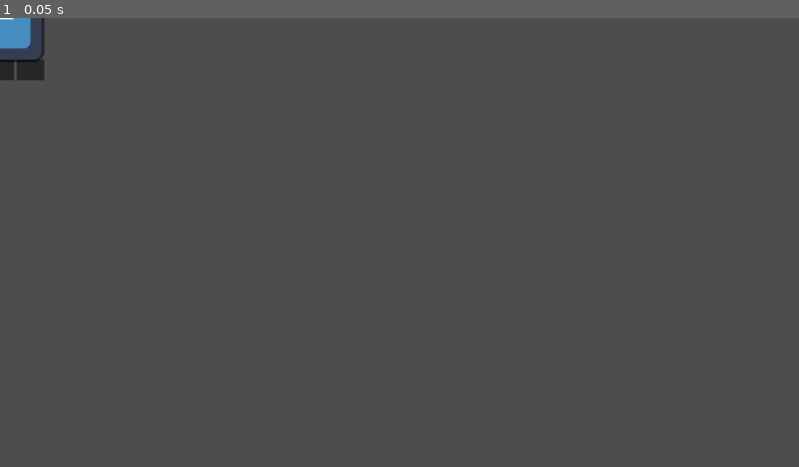
Above: before the commit, frame 1.
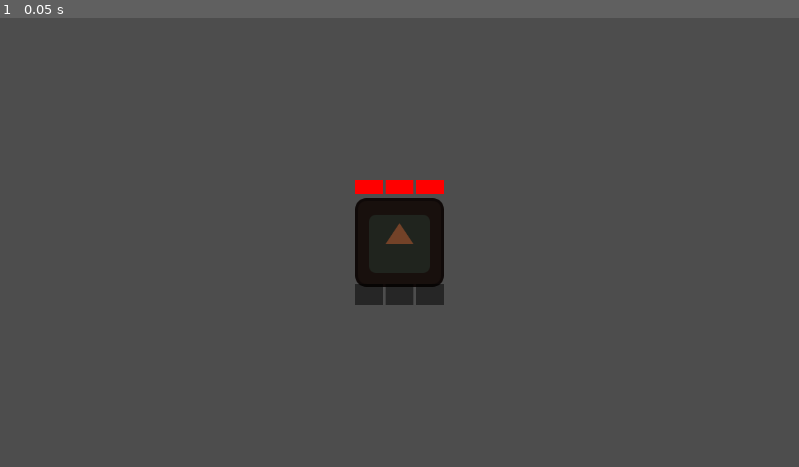
Above: after the commit, the same moment.

Repository: Tijana0/Last-One-Dancing
Game: Godot game, scene res://scenes/player.tscn
Two runs of this game, one before a commit and one after it. Both use one fixed random seed, a clock stepped at 60 frames per second and the inputs below. This scene is started directly instead of the project's main scene. The engine's default icon, where the game draws it, is replaced by a stand-in: a white triangle on a blue panel in a dark square.
Inputs:
- Up to frame 1 (0.05 s): no input

The runs differ from the first frame. In frame 1, 3.5% of the frame differs, in the area x 0-56%, y 0-64%.
Error before the commit: Parse Error: Function "update_lives_ui()" not found in base self. (res://scripts/player.gd:51)

Commit message:
fix: restore player.gd and fix variable references

Diff:
--- a/scripts/player.gd
+++ b/scripts/player.gd
@@ -24,7 +24,6 @@
 var inventory = []
 
 # --- REFERENCES ---
-# IMPORTANT: Make sure your Sprite node is named "Sprite2D" in the scene tree!
 @onready var sprite = $Sprite2D
 @onready var lives_container = $LivesContainer
 @onready var game_over_layer = $GameOverLayer
@@ -45,7 +44,6 @@
 	# Random color for each player
 	if sprite:
 		sprite.modulate = Color(randf(), randf(), randf())
-		# sprite.play("idle")  # Disabled: Using Sprite2D
 
 	add_to_group("players")
 	update_lives_ui()
@@ -60,17 +58,123 @@
 
 	if game_over_layer:
 		game_over_layer.visible = false
-# ...
-# ANIMATION BASED ON MOVEMENT
-	if sprite and not is_dancing:
-		if velocity.length() > 0:
-			pass # sprite.play("walk")
-		else:
-			pass # sprite.play("idle")
-		# print("Current animation:", sprite.animation)
+
+# --- UI UPDATES ---
+func update_lives_ui():
+	if lives_container:
+		var hearts = lives_container.get_children()
+		for i in range(hearts.size()):
+			hearts[i].visible = i < lives
+
+# --- MOVEMENT LOOP ---
+func _physics_process(delta):
+	if not is_multiplayer_authority():
+		return
+
+	if is_npc:
+		return
+
+	# Can't move while dancing
+	if is_dancing:
+		velocity = Vector2.ZERO
+		move_and_slide()
+		return
+
+	# Movement
+	var direction = Input.get_vector("ui_left", "ui_right", "ui_up", "ui_down")
+	velocity = direction * speed
 
 	move_and_slide()
-# ...
+
+	# F KEY: DANCE
+	if Input.is_physical_key_pressed(KEY_F):
+		attempt_dance()
+
+	# K KEY: KILL
+	if Input.is_physical_key_pressed(KEY_K):
+		attempt_kill()
+
+	# SPACE: INTERACT (Crown pickup / Items)
+	if Input.is_physical_key_pressed(KEY_SPACE):
+		attempt_interact()
+
+# --- NETWORK SYNC ---
+func _process(delta):
+	if is_multiplayer_authority():
+		rpc("sync_transform", position)
+
+	# Update dance timer
+	if is_dancing:
+		dance_timer -= delta
+		if dance_timer <= 0:
+			end_dance()
+
+@rpc("any_peer", "unreliable")
+func sync_transform(pos: Vector2):
+	if not is_multiplayer_authority():
+		position = pos
+
+# --- INTERACT SYSTEM (Space) ---
+func attempt_interact():
+	print("--- ATTEMPTING INTERACT ---")
+
+	if Input.is_action_just_pressed("ui_accept") or true:
+		pass
+
+	# 1. Crown (Priority)
+	var pickups = get_tree().get_nodes_in_group("crown_pickups")
+	for pickup in pickups:
+		if global_position.distance_to(pickup.global_position) < 100.0:
+			print("Picking up crown!")
+			var game_manager = get_tree().current_scene.get_node_or_null("GameManager")
+			if game_manager:
+				game_manager.rpc("trigger_victory", name.to_int())
+			return
+
+	# 2. Items
+	var items = get_tree().get_nodes_in_group("pickups")
+	for item in items:
+		if global_position.distance_to(item.global_position) < 60.0:
+			if inventory.size() < 3:
+				pickup_item(item)
+				return
+
+# --- DANCE SYSTEM (F key) ---
+func attempt_dance():
+	print("--- ATTEMPTING DANCE ---")
+
+	if is_dancing:
+		print("Already dancing!")
+		return
+
+	var current_time = Time.get_ticks_msec() / 1000.0
+	if current_time - last_kill_time < 0.5:
+		print("Dance cooldown active")
+		return
+
+	last_kill_time = current_time
+
+	var players = get_tree().get_nodes_in_group("players")
+	print("Found ", players.size(), " players to dance with")
+
+	for player in players:
+		if player == self:
+			continue
+
+		var distance = global_position.distance_to(player.global_position)
+		print("Checking ", player.name, " | Distance: ", distance)
+
+		if distance < dance_range:
+			print("!!! DANCE STARTED with ", player.name, " !!!")
+
+			start_dance.rpc()
+			player.start_dance.rpc()
+
+			dance_partner = player
+			return
+
+	print("No one close enough to dance with")
+
 @rpc("any_peer", "call_local")
 func start_dance():
 	is_dancing = true
@@ -80,9 +184,7 @@
 		dance_indicator.visible = true
 
 	if sprite:
-		# sprite.play("dance")
 		sprite.modulate = Color.YELLOW
-
 
 func end_dance():
 	print(name, " stopped dancing")
@@ -94,22 +196,151 @@
 
 	# Back to idle and random color
 	if sprite:
-		# sprite.play("idle")
 		sprite.modulate = Color(randf(), randf(), randf())
-# ...
+
+# --- KILL SYSTEM ---
+func attempt_kill():
+	print("--- ATTEMPTING KILL ---")
+
+	if is_dancing:
+		print("Can't kill while dancing!")
+		return
+
+	var current_time = Time.get_ticks_msec() / 1000.0
+	if current_time - last_kill_time < kill_cooldown:
+		print("Failed: Cooldown active")
+		return
+
+	last_kill_time = current_time
+
+	var players = get_tree().get_nodes_in_group("players")
+	print("Found ", players.size(), " players in group.")
+
+	for player in players:
+		if player == self:
+			continue
+
+		var distance = global_position.distance_to(player.global_position)
+		print("Checking target: ", player.name, " | Distance: ", distance)
+
+		if distance < kill_range:
+			print("!!! HIT CONFIRMED on ", player.name, " !!!")
+			player.rpc_id(player.get_multiplayer_authority(), "request_damage", name.to_int())
+			return
+
+	print("Failed: No one close enough")
+
+# --- DAMAGE & HEALTH SYNC ---
+@rpc("any_peer", "call_local")
+func request_damage(attacker_id: int):
+	print("DEBUG: request_damage called on ", name)
+
+	if not is_multiplayer_authority():
+		print("DEBUG: Ignored (Not Authority)")
+		return
+
+	lives -= 1
+	print("DEBUG: ", name, " lives decreased to: ", lives)
+
+	rpc("sync_lives", lives, attacker_id)
+
+@rpc("authority", "call_local")
+func sync_lives(new_lives: int, killer_id: int):
+	print("DEBUG: sync_lives - ", name, " now has ", new_lives, " lives")
+	lives = new_lives
+	update_lives_ui()
+
+	if lives > 0:
+		# Respawn
+		var screen_size = get_viewport_rect().size
+		global_position = Vector2(
+			randf_range(50, screen_size.x - 50),
+			randf_range(50, screen_size.y - 50)
+		)
+
 		# Flash effect
 		if sprite:
 			sprite.modulate.a = 0.3
 			await get_tree().create_timer(0.5).timeout
 			if lives > 0:
 				sprite.modulate.a = 1.0
-# ...
+	else:
+		# Death
+		print(name, " ELIMINATED!")
+
+		visible = false
+		$CollisionShape2D.set_deferred("disabled", true)
+		set_physics_process(false)
+
+		if is_multiplayer_authority() and game_over_layer and not is_npc:
+			game_over_layer.visible = true
+
+		remove_from_group("players")
+
+		# --- CHECK GAME STATE ---
+		var game_manager = get_tree().current_scene.get_node_or_null("GameManager")
+
+		if has_crown:
+			become_crown_pickup()
+		else:
+			# A regular player died. Check if it's time to spawn the Boss.
+			if game_manager and multiplayer.is_server():
+				game_manager.check_survivors()
+
 func become_crown_pickup():
 	print("Crown dropped at ", global_position)
 
 	if sprite:
-		# sprite.play("idle")  # Stop animating
 		sprite.modulate = Color(1, 0.8, 0)  # Gold
 		sprite.scale = Vector2(0.5, 0.5)
 
 	add_to_group("crown_pickups")
+	$CollisionShape2D.set_deferred("disabled", true)
+
+	var label = Label.new()
+	label.text = "PRESS SPACE"
+	label.position = Vector2(-50, -80)
+	add_child(label)
+
+# --- ITEM SYSTEM ---
+
+func pickup_item(item):
+	print("Picked up item type: ", item.type)
+	inventory.append(item.type)
+	update_inventory_ui()
+	item.queue_free()
+
+func update_inventory_ui():
+	if not inventory_container: return
+
+	for i in range(3):
+		var slot_name = "Slot" + str(i+1)
+		var slot = inventory_container.get_node(slot_name)
+		var icon_node = slot.get_node("Icon")
+
+		# Clear previous drawing
+		for child in icon_node.get_children():
+			child.queue_free()
+
+		if i < inventory.size():
+			var type = inventory[i]
+			var shape = Polygon2D.new()
+			shape.color = Color.WHITE
+
+			if type == 0: # TRIANGLE
+				shape.polygon = PackedVector2Array([Vector2(0, -10), Vector2(10, 10), Vector2(-10, 10)])
+			elif type == 1: # CIRCLE
+				var circle_points = []
+				for d in range(12):
+					var angle = deg_to_rad(d * 30)
+					circle_points.append(Vector2(cos(angle)*10, sin(angle)*10))
+				shape.polygon = PackedVector2Array(circle_points)
+			elif type == 2: # SQUARE
+				shape.polygon = PackedVector2Array([Vector2(-10, -10), Vector2(10, -10), Vector2(10, 10), Vector2(-10, 10)])
+
+			icon_node.add_child(shape)
+
+@rpc("any_peer", "call_local")
+func add_kill():
+	kill_count += 1
+	print("My Kill Count: ", kill_count)
